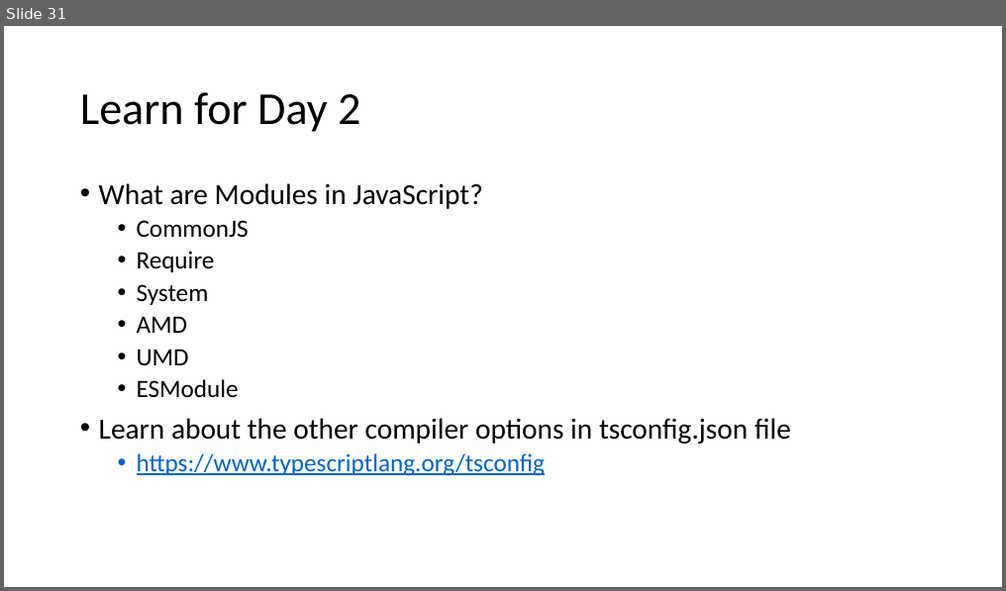
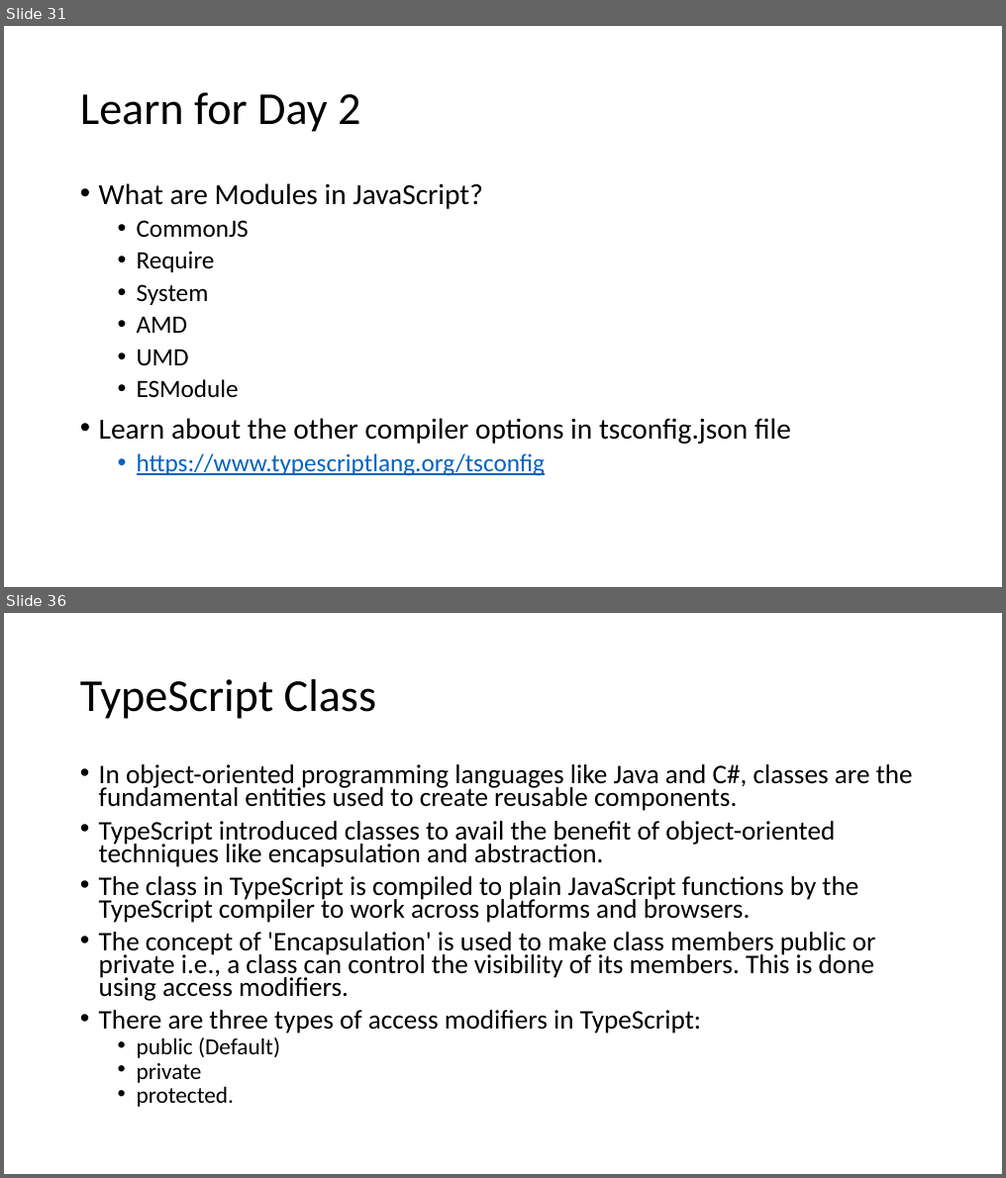
Before and after one commit to manishvbn/TypeScript_Jul22, a slide deck: Notes/TypeScript.pptx. Shown one above the other, each under a label of ours: slide 31 before the commit, slides 31 and 36 after it; the slides between them are not shown. The pictures are 1006x591 and 1006x1178 pixels, drawn with LibreOffice and Linux fonts; fonts in the diff are those of the drawing. Boxes give left, top, right and bottom in pixels: in the first picture for what was removed or moved away, otherwise in the second. Text is boxed around its words. In the diff, an @@ line names an element or a change of style, - is before the commit and + after.

```diff
--- a/Notes/TypeScript.pptx
+++ b/Notes/TypeScript.pptx
@@ slide 36 added at (x1=4, y1=613, x2=1002, y2=1174), background #FFFFFF @@
@@ title added at (x1=80, y1=679, x2=376, y2=719), 44 pt, text #000000 @@
+TypeScript Class
@@ text added at (x1=99, y1=764, x2=913, y2=1107), 25.9 pt, text #000000 @@
+• In object-oriented programming languages like Java and C#, classes are the fundamental entities used to create reusable components.
+• TypeScript introduced classes to avail the benefit of object-oriented techniques like encapsulation and abstraction.
+• The class in TypeScript is compiled to plain JavaScript functions by the TypeScript compiler to work across platforms and browsers.
+• The concept of 'Encapsulation' is used to make class members public or private i.e., a class can control the visibility of its members. This is done using access modifiers.
+• There are three types of access modifiers in TypeScript:
+  • public (Default)
+  • private
+  • protected.
```
Also in this commit, not shown: 22 other slides added.
